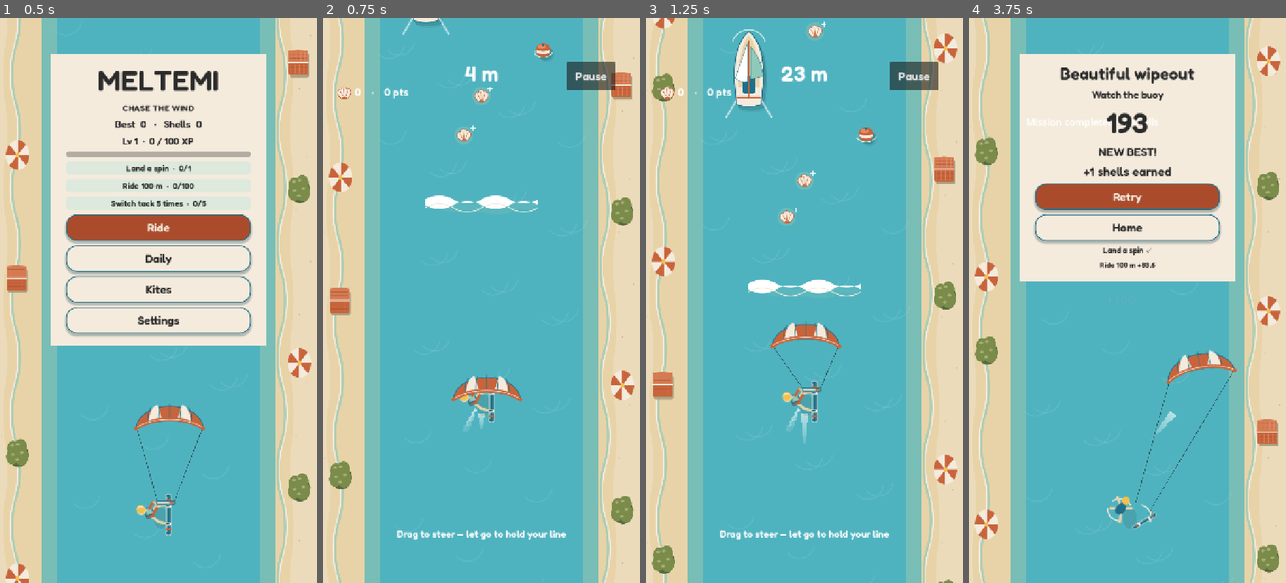
Above: before the commit, frames 1-4 (left to right).
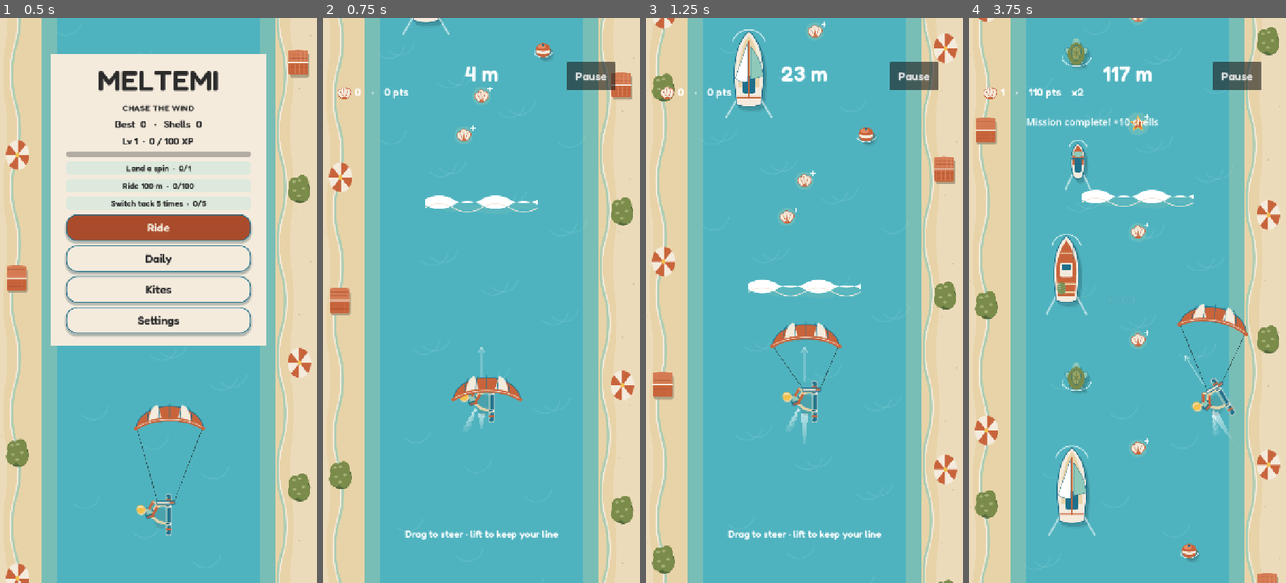
Above: after the commit, the same moments.

Repository: yeetozer/meltemi
Game: Godot game, scene res://scenes/main.tscn
The game is run twice, just before and just after one commit, with the same random seed, the same clock (stepped at 60 frames per second) and the same inputs.
Inputs (mouse positions are in pixels of both pictures, inside the frame that each line leads up to):
- Up to frame 1 (0.5 s): no input
- Up to frame 2 (0.75 s): tap Enter at 0.5 s; move the mouse to (551, 272) at 0.52 s; hold Right from 0.53 s (still down); tap Space at 0.6 s; click (551, 272) at 0.67 s
- Up to frame 3 (1.25 s): keep holding Right; tap Space at 0.77, 1.07 s
- Up to frame 4 (3.75 s): release Right at 1.25 s; drag from (1064, 328) to (1111, 413) at 1.27 s; move the mouse to (1159, 176) at 2.02 s; hold Right 2.03-2.75 s; tap Space at 2.1, 3.6 s; drag from (1111, 413) to (1032, 215) at 2.77 s; move the mouse to (1222, 385) at 3.52 s; hold Left from 3.53 s (still down)

Frame 1 is identical in both runs. In frame 2, 0.5% of the frame differs, in the area x 23-77%, y 58-93%; in frame 3, 0.5%; in frame 4, 40%, in the area x 0-99%, y 0-100%.

Commit message:
feat(controls): retune drag steering and show retained course

Diff:
--- a/game/project.godot
+++ b/game/project.godot
@@ -10,6 +10,7 @@
 window/stretch/mode="canvas_items"
 window/stretch/aspect="expand"
 window/handheld/orientation=1
+window/ios/suppress_ui_gesture=true
 [rendering]
 renderer/rendering_method="gl_compatibility"
 renderer/rendering_method.mobile="gl_compatibility"
--- a/game/scripts/main.gd
+++ b/game/scripts/main.gd
@@ -194,7 +194,7 @@
  state="play"; clear_panel(); panel.hide(); hud.show()
 func clear_controls() -> void:
  gameplay_touches.clear(); key_left=false; key_right=false; touch_id=-1; touch_air=false
- run.end_steering()
+ run.end_steering(false)
 func anchor_touch(id: int, pos: Vector2, allow_trick: bool) -> void:
  touch_id=id; touch_origin=pos; touch_position=pos; touch_travel=0; touch_age=0; gesture_done=false
  touch_air=allow_trick and run.air>0
@@ -220,9 +220,9 @@
   run.drag_to(event.position.x)
   touch_travel=maxf(touch_travel,touch_origin.distance_to(touch_position))
   var displacement: Vector2=touch_position-touch_origin
-  if absf(displacement.x)>Model.DRAG_DEADZONE and absf(displacement.x)>=absf(displacement.y):
+  if absf(displacement.x)>=15 and absf(displacement.x)>=1.5*absf(displacement.y):
    gesture_done=true; run.grab(false)
-  if touch_air and not gesture_done and -displacement.y>50 and absf(displacement.y)>absf(displacement.x):
+  if touch_air and not gesture_done and touch_age<=0.3 and displacement.y<=-55 and -displacement.y>=1.73*absf(displacement.x):
    run.grab(false); run.backflip(); gesture_done=true; audio("trick")
  elif event is InputEventScreenTouch:
   if event.pressed:
@@ -235,7 +235,7 @@
   elif gameplay_touches.has(event.index):
    gameplay_touches.erase(event.index)
    if event.index==touch_id:
-    if not event.canceled and run.air>0 and touch_air and not gesture_done and touch_age<0.2 and maxf(touch_travel,touch_origin.distance_to(event.position))<40: run.tap(); audio("trick")
+    if not event.canceled and run.air>0 and touch_air and not gesture_done and touch_age<=0.18 and maxf(touch_travel,touch_origin.distance_to(event.position))<=15: run.tap(); audio("trick")
     run.grab(false); touch_id=-1; touch_air=false; run.end_steering()
     if not gameplay_touches.is_empty():
      var next_id: int=int(gameplay_touches.keys()[0])
@@ -264,7 +264,7 @@
  popups=popups.filter(func(p: Dictionary) -> bool: return p.age<1.1)
  if state=="play" and run.air>0 and touch_id>=0 and touch_air:
   touch_age+=real_dt
-  if touch_age>=0.2 and touch_travel<40 and not gesture_done:
+  if touch_age>=0.35 and touch_travel<=15 and not gesture_done:
    run.grab(true); gesture_done=true
  if slow_age>=0:
   slow_age+=real_dt
@@ -335,7 +335,7 @@
   if run.air<=0: wake.add_point(Vector2(run.x,rider_y()+25))
   while wake.get_point_count()>15: wake.remove_point(0)
   hud.text="%s    ·    %s pts%s" % [run.shells,run.trick_points+run.shells*10,("    x%s" % run.combo) if run.combo>1 else ""]
-  hint.text=("Tap in the air to spin!" if spin_hint else "Drag to steer — let go to hold your line") if not save.data.tutorial_done else ("SHALLOWS — TURN!" if run.x<132 or run.x>588 else "")
+  hint.text=("Tap in the air to spin!" if spin_hint else "Drag to steer · lift to keep your line") if not save.data.tutorial_done else ("SHALLOWS — TURN!" if run.x<132 or run.x>588 else "")
   run_spins+=float(run.events.get("spins",0))
   run.events.distance=run.distance; run.events.run_spins=run_spins; run.events.run_shells=run.shells
   var completed: Array=Missions.update(save.data,run.events)
@@ -364,7 +364,7 @@
  get_viewport().canvas_transform=Transform2D(Vector2(zoom_,0),Vector2(0,zoom_),center_*(1-zoom_)+shake_)
  var scale_: float=1+air_height*0.6 if not save.data.reduce_motion else 1
  var pos: Vector2=Vector2(run.x,rider_y()) if state in ["play","crash"] else Vector2(360,height*0.88)
- rider.position=pos+Vector2(0,-air_height*60); rider.scale=Vector2.ONE*scale_*1.5; rider.rotation=run.heading+(run.spin*TAU if run.air>0 else 0)
+ rider.position=pos+Vector2(0,-air_height*60); rider.scale=Vector2.ONE*scale_*1.5; rider.rotation=run.visual_heading+(run.spin*TAU if run.air>0 else 0)
  rider.texture=AssetLib.texture("sprites/rider_wipeout.png" if run.dead else "sprites/rider.png",Vector2(72,72))
  kite.texture=AssetLib.texture("sprites/kite_"+str(save.data.selected)+".png",Vector2(140,70)); kite.position=kite.position.lerp(pos+Vector2(sin(run.heading)*170,-190-air_height*90),minf(dt/0.35,1)); kite.scale=Vector2.ONE*scale_*1.2; kite.rotation=-run.heading*0.25
  shadow.position=pos+LIGHT_OFFSET*(1+air_height*2); shadow.scale=Vector2(0.65,0.65)*(1-air_height*0.35); shadow.color.a=0.13-air_height*0.04
@@ -414,6 +414,15 @@
   draw_texture_rect(kite.texture,Rect2(-70,-35,140,70),false,Color(0.08,0.27,0.32,0.045))
   draw_set_transform(Vector2.ZERO)
  if state in ["play","crash"]:
+  if not run.dead:
+   # Projected course sits ahead of the board; wake stays behind it.
+   var course: Vector2=Vector2(sin(run.heading),-cos(run.heading))
+   var origin: Vector2=Vector2(run.x,rider_y())+course*48
+   var tip: Vector2=origin+course*76
+   var foam: Color=Color(1,1,1,0.42*(1.0-0.85*minf(run.air*5,1)))
+   draw_line(origin,tip,foam,2.5,true)
+   draw_line(tip,tip-course.rotated(0.55)*12,foam,2.5,true)
+   draw_line(tip,tip-course.rotated(-0.55)*12,foam,2.5,true)
   if run.air<=0 and not run.dead:
    var heel: Vector2=Vector2(run.x,rider_y())
    for j in range(5):
--- a/game/scripts/run_model.gd
+++ b/game/scripts/run_model.gd
@@ -7,13 +7,22 @@
 const AIR_MARGIN: float = 110.0
 var x: float = 360.0
 # Horizontal finger-to-water displacement multiplier.
-const DRAG_GAIN: float = 1.0
+const DRAG_GAIN: float = 2.0 # test range 1.5-2.5
 # Position follow time constant, seconds.
-const FOLLOW_TAU: float = 0.06
-# Board-heading visual response time, seconds.
-const HEADING_SMOOTH: float = 0.08
-# Ignore sub-pixel finger jitter in logical canvas pixels.
-const DRAG_DEADZONE: float = 3.0
+const FOLLOW_TAU: float = 0.015
+# Board-heading visual response time, seconds; cosmetic only.
+const HEADING_SMOOTH: float = 0.06
+# Accumulated touch slop; disabled after crossing it until the next touch.
+const DRAG_DEADZONE: float = 2.0
+# Seconds of maximum lateral travel allowed ahead of the rider.
+const TARGET_LEAD: float = 0.08
+var slop_crossed: bool = false
+var last_finger: float = 0.0
+var saturated_direction: float = 0.0
+var command_age: float = 1.0
+var command_heading: float = 0.0
+var command_pending: bool = false
+var visual_heading: float = 0.0
 # Maximum lateral carve angle, radians (40 degrees).
 const MAX_HEADING: float = 0.698
 # Opposite heading required to register a mission tack.
@@ -66,15 +75,26 @@
  near_ids[id]=true; trick_points+=25; event("near"); return true
 func begin_steering(finger_x: float) -> void:
  steering=true; held=true; anchor_x=x; target_x=x; anchor_finger=finger_x
+ slop_crossed=false; last_finger=finger_x; saturated_direction=0; command_age=1; command_heading=0; command_pending=false
 func drag_to(finger_x: float) -> void:
  if not steering: return
- var movement: float = finger_x-anchor_finger
- if absf(movement)<DRAG_DEADZONE: return
- var desired: float = anchor_x+movement*DRAG_GAIN
- target_x=clampf(desired,SHORE-TARGET_MARGIN,720-SHORE+TARGET_MARGIN)
+ var delta: float=finger_x-last_finger
+ last_finger=finger_x
+ if not slop_crossed:
+  if absf(finger_x-anchor_finger)<=DRAG_DEADZONE: return
+  slop_crossed=true
+ if delta!=0: command_age=0; command_pending=true
+ # Reversal after saturation discards any outstanding lead, not finger travel.
+ if saturated_direction*delta<0:
+  anchor_x=x; anchor_finger=finger_x-delta; saturated_direction=0
+ var desired: float=anchor_x+(finger_x-anchor_finger)*DRAG_GAIN
+ var lead: float=TARGET_LEAD*speed*sin(MAX_HEADING)
+ target_x=clampf(clampf(desired,x-lead,x+lead),SHORE-TARGET_MARGIN,720-SHORE+TARGET_MARGIN)
  if target_x!=desired:
+  saturated_direction=signf(desired-x)
   anchor_x=target_x; anchor_finger=finger_x
-func end_steering() -> void:
+func end_steering(keep_command: bool = true) -> void:
+ if keep_command and steering and command_age<=0.05 and absf(command_heading)>0.03: heading=command_heading
  steering=false; held=false
 func tap() -> void:
  if dead: return
@@ -87,6 +107,8 @@
  if golden: event("golden")
  air_total = (1.8 if golden else 0.9) * clampf(speed / 380.0,1.0,1.3)
  air = air_total
+ # Apply airborne drift damping once; subsequent heading is the actual course.
+ heading=atan2(tan(heading)*AIR_DRIFT,1.0)
  flips=0; flip=0; grabbing=false; grab_time=0; perfect=false; last_completion=-100
  spins = 0
  spin = 0
@@ -106,18 +128,25 @@
  speed = lerpf(START_SPEED,MAX_SPEED,minf(elapsed/90.0,1.0)) * (1.5 if gust > 0 else 1.0)
  if x < SHORE+38 or x > 720-SHORE-38: speed *= 0.6
  var lateral: float = AIR_DRIFT if air > 0 else 1.0
- var vx: float = sin(heading)*speed
+ var vx: float = tan(heading)*speed
  if steering:
   var cap: float = speed*sin(MAX_HEADING)
-  vx=clampf((target_x-x)*(1.0-exp(-dt/FOLLOW_TAU))/maxf(dt,0.00001),-cap,cap)
-  heading=lerpf(heading,asin(clampf(vx/speed,-1.0,1.0)),1.0-exp(-dt/HEADING_SMOOTH))
+  target_x=clampf(target_x,x-cap*TARGET_LEAD,x+cap*TARGET_LEAD)
+  vx=clampf((target_x-x)*(1.0-exp(-dt/FOLLOW_TAU))/maxf(dt,0.00001),-cap,cap)*lateral
+ var previous_x: float=x
+ x+=vx*dt
+ if air>0: x=clampf(x,SHORE+AIR_MARGIN,720-SHORE-AIR_MARGIN)
+ if dt>0 and (steering or x!=previous_x+vx*dt):
+  heading=clampf(atan2((x-previous_x)/dt,speed),-MAX_HEADING,MAX_HEADING)
+ if steering and command_pending and absf(heading)>0.03: command_heading=heading
+ command_pending=false
+ command_age+=dt
+ visual_heading=lerpf(visual_heading,heading,1.0-exp(-dt/HEADING_SMOOTH))
  if air<=0 and absf(heading)>TACK_THRESHOLD:
   var side: int = 1 if heading>0 else -1
   if tack!=0 and side!=tack: event("tacks")
   tack=side
- x += vx*dt*lateral
- if air > 0: x = clampf(x,SHORE+AIR_MARGIN,720-SHORE-AIR_MARGIN)
- distance += cos(heading)*speed*dt/10.0
+ distance += speed*dt/10.0 # speed is forward velocity; heading = atan2(lateral, forward).
  if air <= 0 and (x < SHORE or x > 720-SHORE): crash("Beached")
  if air > 0:
   if grabbing: grab_time+=dt
--- a/game/tests/smoke.gd
+++ b/game/tests/smoke.gd
@@ -57,10 +57,16 @@
   var press: InputEventScreenTouch=InputEventScreenTouch.new(); press.pressed=true; press.position=Vector2(360,900)
   game._unhandled_input(press)
   if kind=="swipe":
-   var drag: InputEventScreenDrag=InputEventScreenDrag.new(); drag.position=Vector2(360,820); game._unhandled_input(drag)
+   var drag: InputEventScreenDrag=InputEventScreenDrag.new(); drag.position=Vector2(360,845); game._unhandled_input(drag)
+  if kind=="tap":
+   var drag: InputEventScreenDrag=InputEventScreenDrag.new(); drag.position=Vector2(370,900); game._unhandled_input(drag)
   if kind=="horizontal":
-   var drag: InputEventScreenDrag=InputEventScreenDrag.new(); drag.position=Vector2(380,900); game._unhandled_input(drag)
-  if kind=="hold": game._process(0.22)
+   var drag: InputEventScreenDrag=InputEventScreenDrag.new(); drag.position=Vector2(375,900); game._unhandled_input(drag)
+   drag.position=Vector2(360,845); game._unhandled_input(drag) # Steering lock cannot become a flip.
+  if kind=="hold":
+   game._process(0.34)
+   gestures=gestures and not game.run.grabbing
+   game._process(0.01)
   else:
    var release: InputEventScreenTouch=InputEventScreenTouch.new(); release.position=Vector2(360,900); game._unhandled_input(release)
    game._process(0.01)
@@ -76,7 +82,7 @@
   game.start(); game.run.launch(true)
   var press: InputEventScreenTouch=InputEventScreenTouch.new(); press.pressed=true; press.position=Vector2(360,900)
   game._unhandled_input(press)
-  if hold_grab: game._process(0.22)
+  if hold_grab: game._process(0.35)
   var cancel: InputEventScreenTouch=press.duplicate(); cancel.pressed=false; cancel.canceled=true
   game._input(cancel)
   cancellation_ok=cancellation_ok and not game.run.held and game.gameplay_touches.is_empty() and game.touch_id==-1 and not game.run.grabbing and game.run.queued==0 and game.run.spin==0 and game.run.flip==0
--- a/game/tests/test_runner.gd
+++ b/game/tests/test_runner.gd
@@ -12,34 +12,45 @@
  for direction: float in [-1.0,1.0]:
   r=Model.new(); r.begin_steering(200)
   check(r.x==360 and r.target_x==360,"touch down never snaps")
-  r.drag_to(200+direction*100)
   var capped: bool=true
-  for i in range(24):
+  for i in range(100):
+   r.drag_to(200+direction*float(i+1))
    var previous: float=r.x
    r.tick(1.0/60)
    capped=capped and absf(r.x-previous)*60<=r.speed*sin(Model.MAX_HEADING)+0.001
    if i==4: check(r.heading*direction>0,"heading follows drag")
-  check(absf(r.x-(360+direction*100))<15,"100px relative drag follows within 0.4s")
+  check(absf(r.x-(360+direction*200))<5,"100px slow finger drag follows 200px without deadzone loss")
   check(capped,"lateral carve speed capped")
   for i in range(60): r.tick(1.0/60)
   check(absf(r.heading)<0.01,"stationary finger settles straight")
- r=Model.new(); r.begin_steering(0); r.drag_to(200)
- for i in range(10): r.tick(1.0/60)
+  r.end_steering()
+  check(absf(r.heading)<0.01,"stationary release does not revive an old carve")
+ r=Model.new(); r.begin_steering(0)
+ for i in range(10): r.drag_to(float(i+1)*3); r.tick(1.0/60)
+ var commanded: float=r.heading
+ r.target_x=r.x; r.tick(1.0/60) # Zero-velocity catch-up just before lift.
  r.end_steering()
+ check(absf(r.heading-commanded)<0.001,"release ignores zero-velocity catch-up frame")
  var released: float=r.heading
  for i in range(400): r.tick(1.0/60)
  check(r.heading==released and r.reason=="Beached","release holds heading and eventually beaches")
- r=Model.new(); r.begin_steering(0); r.drag_to(100)
- for i in range(12): r.tick(1.0/60)
- r.drag_to(-100)
- for i in range(18): r.tick(1.0/60)
+ r=Model.new(); r.begin_steering(0); r.drag_to(100); r.tick(1.0/60)
+ r.drag_to(-100); r.tick(1.0/60)
  check(r.events.get("tacks",0)==1,"opposite heading hysteresis counts tack")
  r=Model.new(); r.begin_steering(300); r.drag_to(302)
  check(r.target_x==360,"drag deadzone ignores jitter")
  r.drag_to(2000)
- var edge_target: float=r.target_x
  r.drag_to(1990)
- check(r.target_x==edge_target-10,"clamped target reanchors for immediate reversal")
+ check(absf(r.target_x-r.x)<=Model.TARGET_LEAD*r.speed*sin(Model.MAX_HEADING),"target lead bounded to 80ms")
+ r=Model.new(); r.x=625; r.begin_steering(0); r.drag_to(1000)
+ r.drag_to(999)
+ var before_reverse: float=r.x
+ r.tick(1.0/60)
+ check(r.x<before_reverse,"shore clamp reverses within one frame")
+ r=Model.new(); r.launch(true); r.begin_steering(0); r.drag_to(30)
+ var air_previous: float=r.x
+ r.tick(1.0/60)
+ check(absf(r.heading-atan2((r.x-air_previous)*60,r.speed))<0.00001,"air heading uses actual damped lateral velocity")
  r=Model.new(); r.launch(); r.x=360
  for i in range(60): r.x=360; r.tick(1.0/60)
  check(r.air==0 and not r.dead,"wave airborne lands")
Not shown, removed: art/qa/drag/riding.png
Not shown, changed: docs/GDD.md
